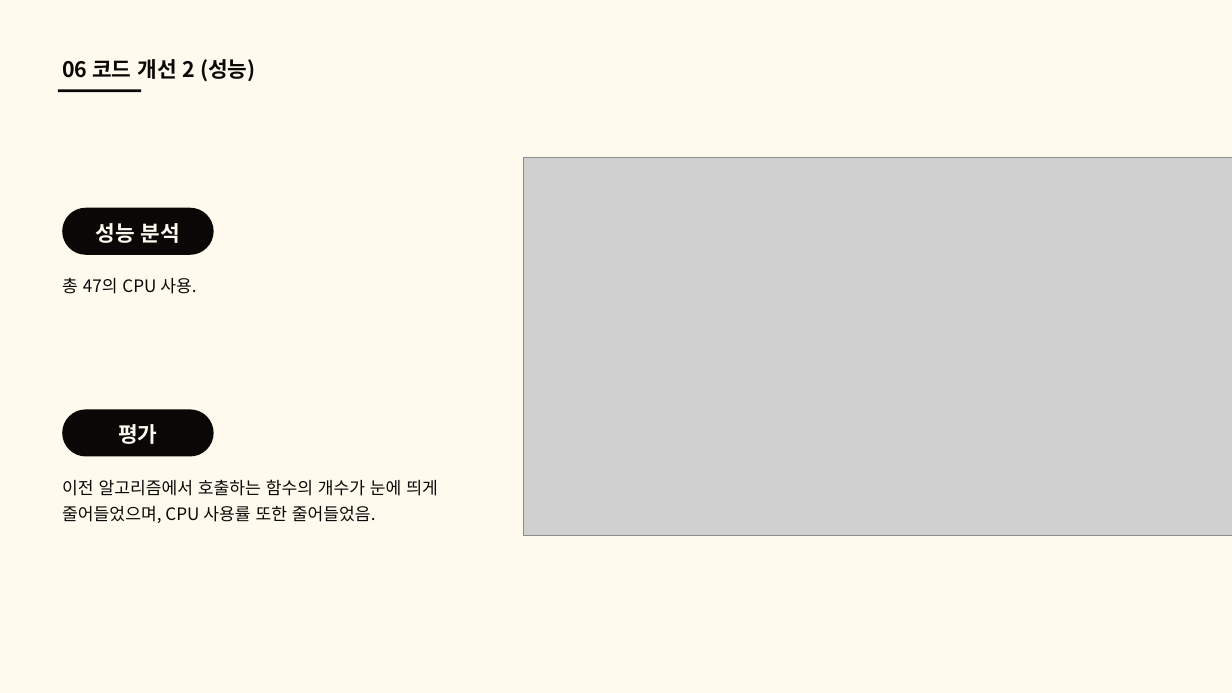
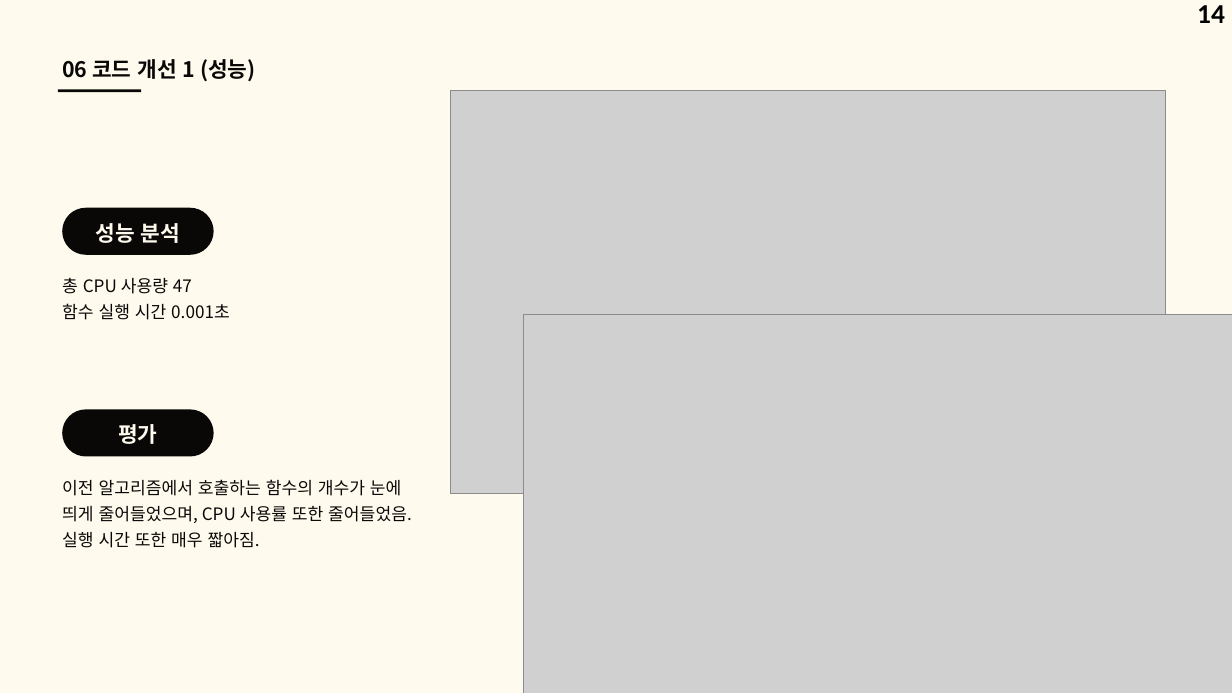
Before and after one commit to good-thing/CargoDriver, a slide deck: slide 14 of 알고리즘 3팀 화물차 알고리즘.pptx (slide 13 before the commit). Drawn at 1232x693 pixels with LibreOffice and Linux fonts; fonts in the diff are those of the drawing; grey boxes stand for pictures. Boxes give left, top, right and bottom in pixels: in the first picture for what was removed or moved away, otherwise in the second. Text is boxed around its words. In the diff, an @@ line names an element or a change of style, - is before the commit and + after.

```diff
--- a/알고리즘 3팀 화물차 알고리즘.pptx
+++ b/알고리즘 3팀 화물차 알고리즘.pptx
@@ page number added at (1197,5,1225,23), 32 pt, text #000000, bold @@
+14
@@ text at (62,59,255,81): text changed @@
-06 코드 개선 2 (성능)
+06 코드 개선 1 (성능)
@@ picture added at (450,91,1166,493) @@
@@ text at (62,278,230,320): text changed @@
-총 47의 CPU 사용.
+총 CPU 사용량 47
+함수 실행 시간 0.001초
@@ picture: place and size @@
-picture at (524,157,1232,536)
+picture at (524,314,1232,693)
@@ text at (62,532,260,548): paragraph added @@
+실행 시간 또한 매우 짧아짐.
```
Also in this commit, not shown: 17 other slides changed, 1 slide added, 19 other files.
